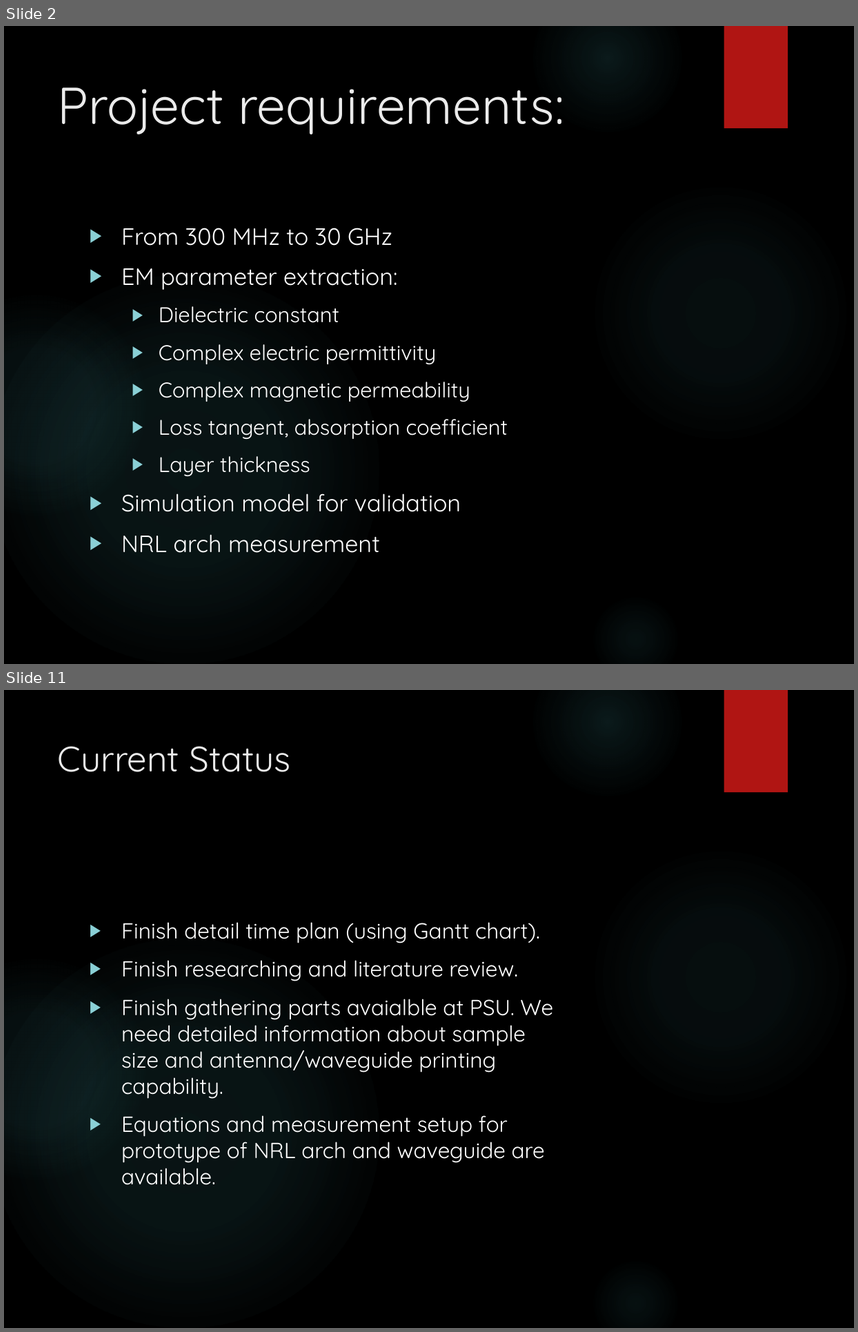
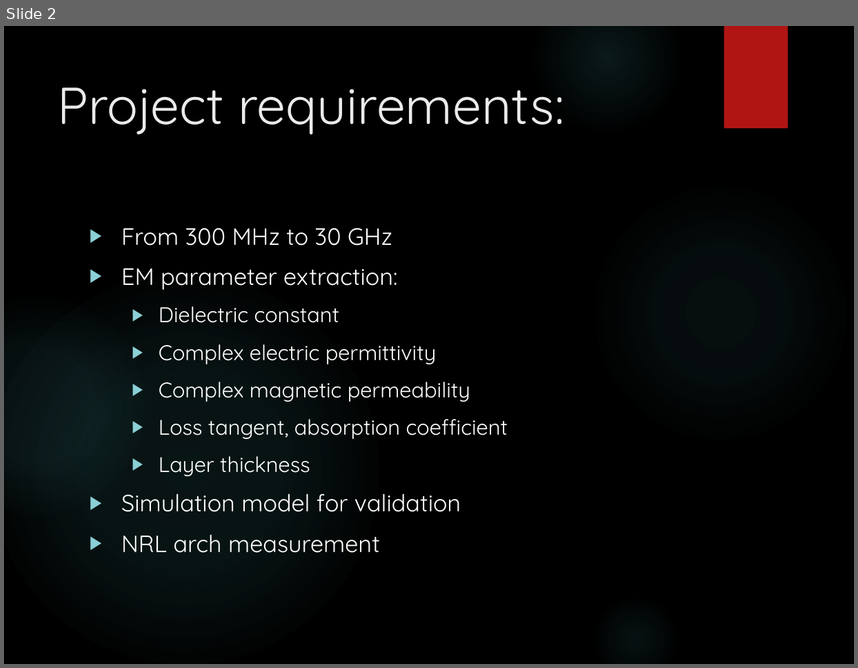
Before and after one commit to trankhiemha/ECE412-413-Capstone-Project-N3, a slide deck: Capstone project proposal presentation.pptx. Shown one above the other, each under a label of ours: slides 2 and 11 before the commit, slide 2 after it; the slides between them are not shown. The pictures are 858x1332 and 858x668 pixels, drawn with LibreOffice and Linux fonts; fonts in the diff are those of the drawing; background and template pictures are left out. Boxes give left, top, right and bottom in pixels: in the first picture for what was removed or moved away, otherwise in the second. Text is boxed around its words. In the diff, an @@ line names an element or a change of style, - is before the commit and + after.

```diff
--- a/Capstone project proposal presentation.pptx
+++ b/Capstone project proposal presentation.pptx
@@ slide 11 removed at [4,690,854,1328], background picture (left out); not listed: 6 template elements that a slide beside it also shows @@
@@ title removed at [58,746,291,772] @@
-Current Status
@@ text removed at [121,922,553,1185] @@
-▶ Finish detail time plan (using Gantt chart).
-▶ Finish researching and literature review.
-▶ Finish gathering parts avaialble at PSU. We need detailed information about sample size and antenna/waveguide printing capability.
-▶ Equations and measurement setup for prototype of NRL arch and waveguide are available.
```
Also in this commit, not shown: 9 slides changed, 4 slides added.
